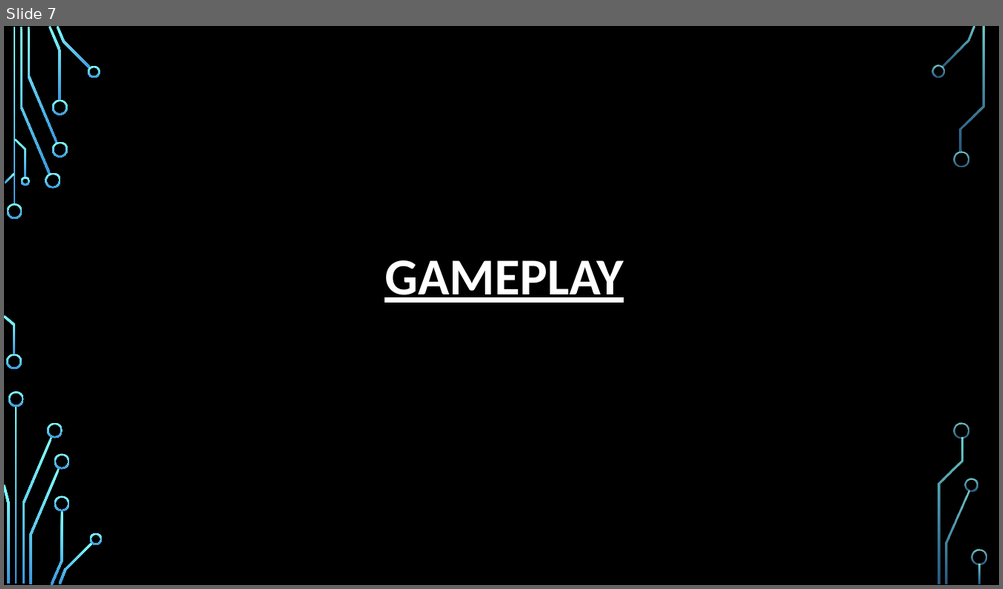
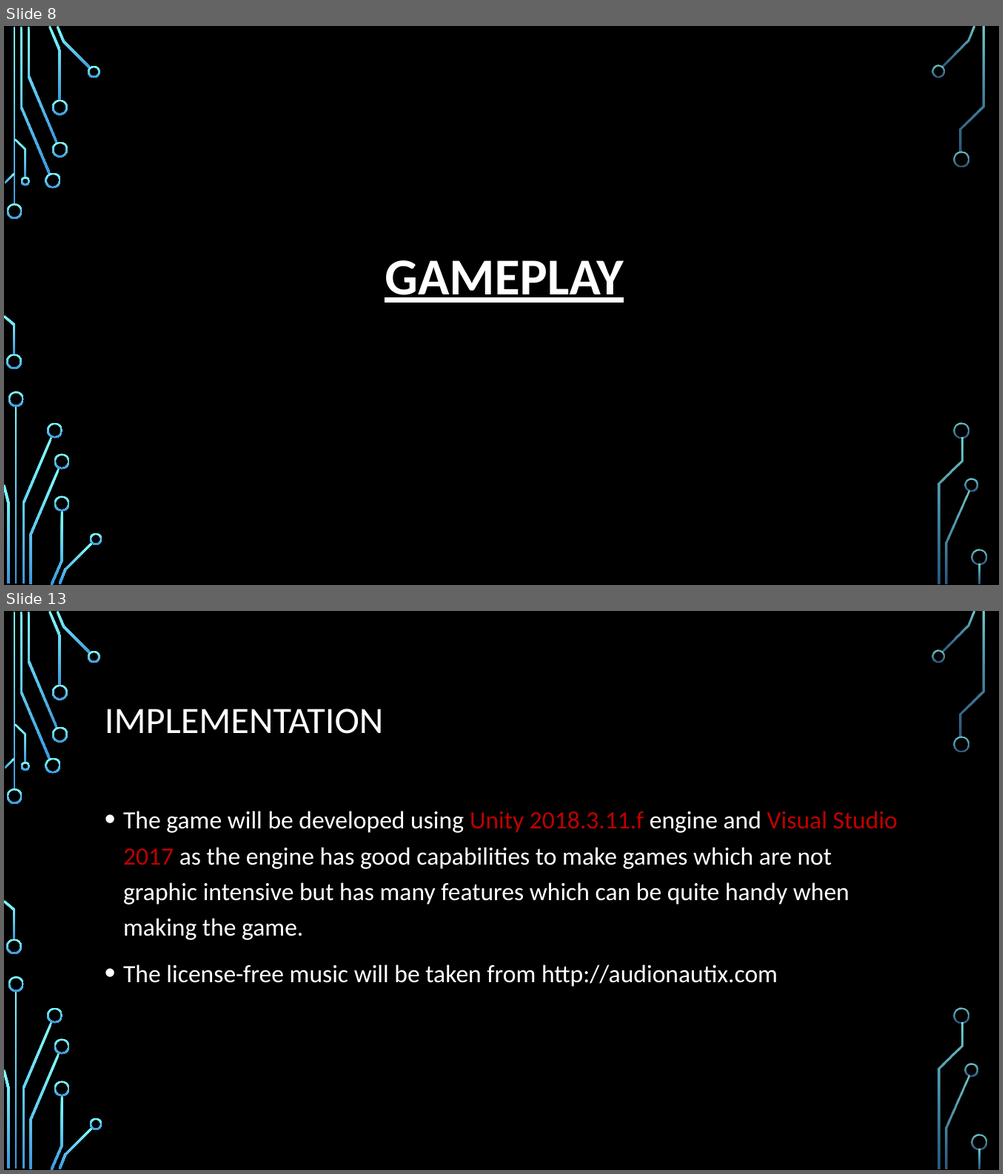
Before and after one commit to ShreyaSharma99/Game_Task3_COP290, a slide deck: Game_Document.pptx. Shown one above the other, each under a label of ours: slide 7 before the commit, slides 8 and 13 after it; the slides between them are not shown. The pictures are 1003x589 and 1003x1174 pixels, drawn with LibreOffice and Linux fonts; fonts in the diff are those of the drawing; background and template pictures are left out. Boxes give left, top, right and bottom in pixels: in the first picture for what was removed or moved away, otherwise in the second. Text is boxed around its words. In the diff, an @@ line names an element or a change of style, - is before the commit and + after.

Commit message:
Game_doc2

```diff
--- a/Game_Document.pptx
+++ b/Game_Document.pptx
@@ slide 13 added at (4,611,999,1170), background picture (left out); not listed: 36 template elements that a slide beside it also shows @@
@@ title added at (105,709,383,734), 36 pt, text #FFFFFF @@
+IMPLEMENTATION
@@ text added at (123,811,897,987), 24 pt, text #FFFFFF @@
+• The game will be developed using Unity 2018.3.11.f engine and Visual Studio 2017 as the engine has good capabilities to make games which are not graphic intensive but has many features which can be quite handy when making the game.
+• The license-free music will be taken from http://audionautix.com
@@ what was slide 7 is now slide 8 @@
```
Also in this commit, not shown: 5 slides changed, 4 other slides added.
